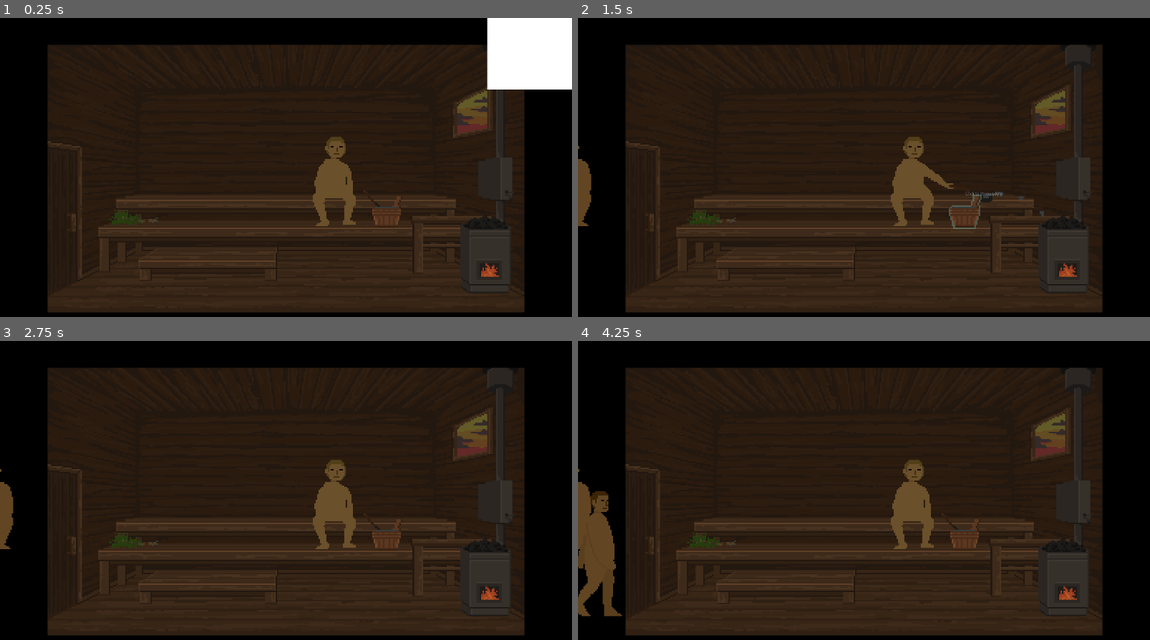
Above: before the commit, frames 1-4 (two rows, left to right).
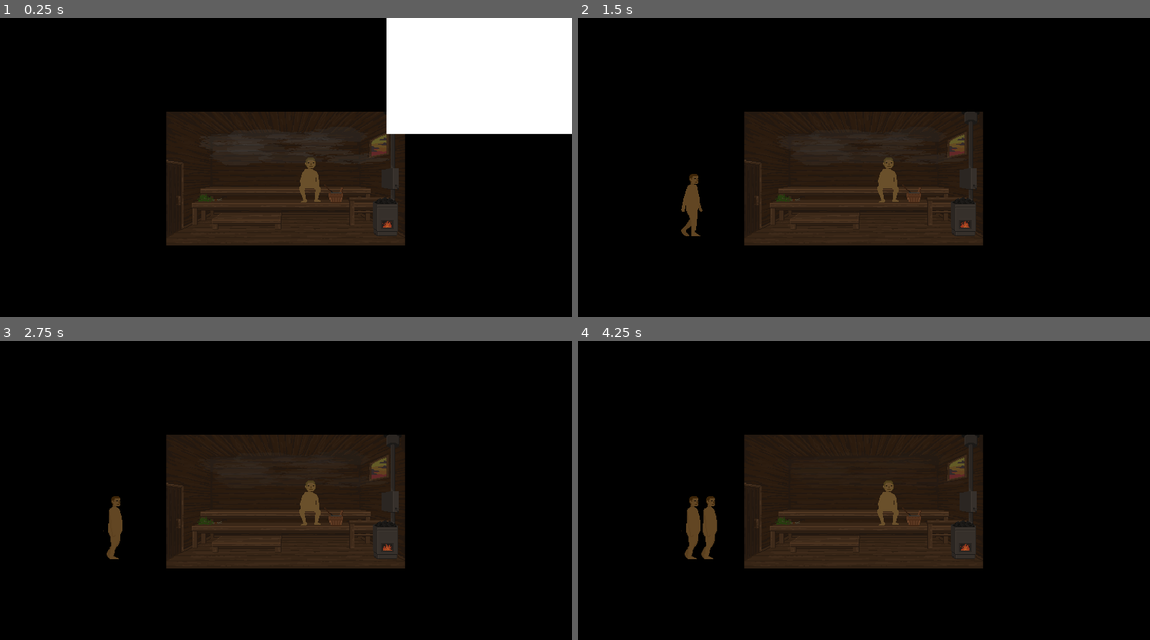
Above: after the commit, the same moments.

Repository: studioavanto/SaunaSim
Game: Godot game, scene res://Scenes/Game.tscn
Two runs of this game, one before a commit and one after it. Both use one fixed random seed, a clock stepped at 60 frames per second and the inputs below. The engine's default icon, where the game draws it, is replaced by a stand-in: a white triangle on a blue panel in a dark square.
Inputs (mouse positions are in pixels of both pictures, inside the frame that each line leads up to):
- Up to frame 1 (0.25 s): no input
- Up to frame 2 (1.5 s): tap Enter (continue) at 0.5, 1.25, 1.35 s; move the mouse to (961, 215) at 0.52 s; press the mouse at (961, 215) at 0.53 s; move the mouse to (749, 194) at 1.27 s; release the mouse at (749, 194) at 1.28 s
- Up to frame 3 (2.75 s): click (171, 517) at 1.55 s; move the mouse to (343, 430) at 2.02 s; press the mouse at (343, 430) at 2.03 s
- Up to frame 4 (4.25 s): tap Enter (continue) at 2.75, 3.5 s; move the mouse to (835, 565) at 2.77 s; release the mouse at (835, 565) at 2.78 s; click (835, 565) at 2.85 s; move the mouse to (1035, 550) at 3.52 s; hold Enter (continue) from 3.53 s (still down); click (1035, 550) at 3.8 s

The runs differ from the first frame. In frame 1, 61% of the frame differs, in the area x 8-100%, y 0-99%; in frame 2, 60%; in frame 3, 59%; in frame 4, 61%.

Commit message:
More changes

Diff:
--- a/SaunaSimulator/Scenes/Characters/TestChar1.tscn
+++ b/SaunaSimulator/Scenes/Characters/TestChar1.tscn
@@ -20,6 +20,9 @@
 "speed": 4.0
 } ]
 
+[sub_resource type="RectangleShape2D" id=2]
+extents = Vector2( 10.5334, 10 )
+
 [node name="TestChar1" type="Node2D"]
 script = ExtResource( 2 )
 character_file_name = "test_character.txt"
@@ -32,5 +35,15 @@
 
 [node name="AnimatedSprite" type="AnimatedSprite" parent="."]
 frames = SubResource( 1 )
-animation = "sit"
+animation = "walk"
+frame = 1
 playing = true
+
+[node name="Area2D" type="Area2D" parent="."]
+position = Vector2( -52.385, 70.3186 )
+input_pickable = false
+monitoring = false
+
+[node name="CollisionShape2D" type="CollisionShape2D" parent="Area2D"]
+position = Vector2( 0.943878, -5.66324 )
+shape = SubResource( 2 )
--- a/SaunaSimulator/Scenes/Game.tscn
+++ b/SaunaSimulator/Scenes/Game.tscn
@@ -18,53 +18,68 @@
 [ext_resource path="res://Art/Sauna_ikkuna-yo.png" type="Texture" id=16]
 [ext_resource path="res://Art/Sauna_Ikkuna-iltayo.png" type="Texture" id=17]
 [ext_resource path="res://Scenes/Sanko.tscn" type="PackedScene" id=18]
+[ext_resource path="res://Art/hoyry_1.png" type="Texture" id=19]
 [ext_resource path="res://Art/Sauna_PC-loyl.png" type="Texture" id=20]
 [ext_resource path="res://Art/Sauna_PC-walk2.png" type="Texture" id=21]
 [ext_resource path="res://Art/Sauna_PC-walk3.png" type="Texture" id=22]
 [ext_resource path="res://Art/Sauna_PC-walk4.png" type="Texture" id=23]
 [ext_resource path="res://Art/Sauna_PC-walk1.png" type="Texture" id=24]
-
-[sub_resource type="SpriteFrames" id=5]
+[ext_resource path="res://Scripts/Hoyry.gd" type="Script" id=25]
+[ext_resource path="res://Art/hoyry_2.png" type="Texture" id=26]
+[ext_resource path="res://Art/hoyry_4.png" type="Texture" id=27]
+[ext_resource path="res://Art/hoyry_6.png" type="Texture" id=28]
+[ext_resource path="res://Art/hoyry_5.png" type="Texture" id=29]
+[ext_resource path="res://Art/hoyry_3.png" type="Texture" id=30]
+[ext_resource path="res://Sounds/SaunaSaunds.wav" type="AudioStream" id=31]
+[ext_resource path="res://Scripts/AudioManager.gd" type="Script" id=32]
+[ext_resource path="res://Sounds/loyl.wav" type="AudioStream" id=33]
+
+[sub_resource type="SpriteFrames" id=1]
 animations = [ {
 "frames": [ ExtResource( 5 ) ],
 "loop": true,
 "name": "default",
 "speed": 5.0
 }, {
+"frames": [ ExtResource( 24 ), ExtResource( 21 ), ExtResource( 22 ), ExtResource( 23 ) ],
+"loop": true,
+"name": "walk",
+"speed": 5.0
+}, {
 "frames": [ ExtResource( 20 ) ],
 "loop": true,
 "name": "loyl",
 "speed": 5.0
-}, {
-"frames": [ ExtResource( 24 ), ExtResource( 21 ), ExtResource( 22 ), ExtResource( 23 ) ],
-"loop": true,
-"name": "walk",
-"speed": 5.0
 } ]
 
-[sub_resource type="SpriteFrames" id=1]
+[sub_resource type="SpriteFrames" id=2]
 animations = [ {
 "frames": [ ExtResource( 10 ), ExtResource( 11 ), ExtResource( 12 ) ],
 "loop": true,
 "name": "default",
-"speed": 5.0
-} ]
-
-[sub_resource type="SpriteFrames" id=2]
-animations = [ {
-"frames": [ ExtResource( 14 ) ],
-"loop": true,
-"name": "kiinni",
-"speed": 5.0
-}, {
-"frames": [ ExtResource( 13 ) ],
-"loop": true,
-"name": "auki",
-"speed": 5.0
+"speed": 3.0
 } ]
 
 [sub_resource type="SpriteFrames" id=3]
 animations = [ {
+"frames": [ ExtResource( 13 ) ],
+"loop": true,
+"name": "auki",
+"speed": 5.0
+}, {
+"frames": [ ExtResource( 14 ) ],
+"loop": true,
+"name": "kiinni",
+"speed": 5.0
+} ]
+
+[sub_resource type="SpriteFrames" id=4]
+animations = [ {
+"frames": [ ExtResource( 16 ) ],
+"loop": true,
+"name": "yo",
+"speed": 5.0
+}, {
 "frames": [ ExtResource( 15 ) ],
 "loop": true,
 "name": "ilta",
@@ -74,35 +89,124 @@
 "loop": true,
 "name": "iltayo",
 "speed": 5.0
-}, {
-"frames": [ ExtResource( 16 ) ],
-"loop": true,
-"name": "yo",
-"speed": 5.0
 } ]
+
+[sub_resource type="RectangleShape2D" id=5]
+extents = Vector2( 19.9721, 20.7524 )
 
 [node name="Game" type="Node2D"]
 script = ExtResource( 1 )
 loyly_warm_speed = 0.005
 
+[node name="Hoyryt" type="Node2D" parent="."]
+modulate = Color( 1, 1, 1, 0.588235 )
+
+[node name="Hoyry_1" type="Sprite" parent="Hoyryt"]
+modulate = Color( 0.8125, 0.8125, 0.8125, 0.745098 )
+position = Vector2( -32.795, -40.363 )
+z_index = 1
+texture = ExtResource( 19 )
+script = ExtResource( 25 )
+
+[node name="Hoyry_11" type="Sprite" parent="Hoyryt"]
+modulate = Color( 0.8125, 0.8125, 0.8125, 0.745098 )
+position = Vector2( 8.40897, -28.5905 )
+z_index = 1
+texture = ExtResource( 19 )
+script = ExtResource( 25 )
+
+[node name="Hoyry_2" type="Sprite" parent="Hoyryt"]
+modulate = Color( 1, 1, 1, 0.745098 )
+position = Vector2( -74.8398, -41.6244 )
+z_index = 1
+texture = ExtResource( 26 )
+script = ExtResource( 25 )
+
+[node name="Hoyry_3" type="Sprite" parent="Hoyryt"]
+modulate = Color( 1, 1, 1, 0.745098 )
+position = Vector2( 44.5675, -36.1585 )
+z_index = 1
+texture = ExtResource( 30 )
+script = ExtResource( 25 )
+
+[node name="Hoyry_10" type="Sprite" parent="Hoyryt"]
+modulate = Color( 1, 1, 1, 0.745098 )
+position = Vector2( 94.6009, -25.6473 )
+z_index = 1
+texture = ExtResource( 30 )
+script = ExtResource( 25 )
+
+[node name="Hoyry_8" type="Sprite" parent="Hoyryt"]
+modulate = Color( 1, 1, 1, 0.745098 )
+position = Vector2( -74.4193, -51.7151 )
+z_index = 1
+texture = ExtResource( 30 )
+script = ExtResource( 25 )
+
+[node name="Hoyry_4" type="Sprite" parent="Hoyryt"]
+modulate = Color( 0.933594, 0.933594, 0.933594, 0.745098 )
+position = Vector2( 36.579, -49.1924 )
+z_index = 1
+texture = ExtResource( 27 )
+script = ExtResource( 25 )
+
+[node name="Hoyry_9" type="Sprite" parent="Hoyryt"]
+modulate = Color( 0.933594, 0.933594, 0.933594, 0.745098 )
+position = Vector2( 17.2384, -56.7605 )
+z_index = 1
+texture = ExtResource( 27 )
+script = ExtResource( 25 )
+
+[node name="Hoyry_5" type="Sprite" parent="Hoyryt"]
+modulate = Color( 0.87451, 0.87451, 0.87451, 0.784314 )
+position = Vector2( -57.6014, -31.1132 )
+z_index = 1
+texture = ExtResource( 29 )
+script = ExtResource( 25 )
+
+[node name="Hoyry_7" type="Sprite" parent="Hoyryt"]
+modulate = Color( 0.87451, 0.87451, 0.87451, 0.784314 )
+position = Vector2( -33.6359, -58.0219 )
+z_index = 1
+texture = ExtResource( 29 )
+script = ExtResource( 25 )
+
+[node name="Hoyry_6" type="Sprite" parent="Hoyryt"]
+modulate = Color( 0.803922, 0.803922, 0.803922, 0.745098 )
+position = Vector2( 64.3286, -56.3401 )
+z_index = 1
+texture = ExtResource( 28 )
+script = ExtResource( 25 )
+
+[node name="Ajatus" type="Sprite" parent="."]
+position = Vector2( 59.7036, -48.3515 )
+
+[node name="PositiveButton" type="Area2D" parent="Ajatus"]
+
+[node name="NegativeButton" type="Area2D" parent="Ajatus"]
+
+[node name="SilentButton" type="Area2D" parent="Ajatus"]
+
 [node name="SaunaImage" type="Sprite" parent="."]
 z_index = -2
 texture = ExtResource( 2 )
 
 [node name="Pelaaja" type="AnimatedSprite" parent="."]
-frames = SubResource( 5 )
+frames = SubResource( 1 )
 
 [node name="Sanko" parent="." instance=ExtResource( 18 )]
 
 [node name="Kamiina" type="AnimatedSprite" parent="."]
-frames = SubResource( 1 )
+frames = SubResource( 2 )
+frame = 1
+playing = true
 
 [node name="Door" type="AnimatedSprite" parent="."]
-frames = SubResource( 2 )
+frames = SubResource( 3 )
 animation = "kiinni"
 
 [node name="Ikkuna" type="AnimatedSprite" parent="."]
-frames = SubResource( 3 )
+frames = SubResource( 4 )
 animation = "ilta"
 
 [node name="LoylyTimer" type="Timer" parent="."]
@@ -115,10 +219,10 @@
 
 [node name="PositiveButton" type="TextureButton" parent="."]
 modulate = Color( 1, 1, 1, 0 )
-margin_left = 426.104
-margin_top = 419.556
-margin_right = 578.104
-margin_bottom = 554.556
+margin_left = 180.087
+margin_top = -96.0061
+margin_right = 332.087
+margin_bottom = 38.9939
 texture_normal = ExtResource( 7 )
 __meta__ = {
 "_edit_use_anchors_": false
@@ -126,10 +230,10 @@
 
 [node name="NegativeButton" type="TextureButton" parent="."]
 modulate = Color( 1, 1, 1, 0 )
-margin_left = 586.758
-margin_top = 422.196
-margin_right = 738.758
-margin_bottom = 557.196
+margin_left = 284.44
+margin_top = 63.5005
+margin_right = 436.44
+margin_bottom = 198.5
 texture_normal = ExtResource( 4 )
 __meta__ = {
 "_edit_use_anchors_": false
@@ -137,10 +241,10 @@
 
 [node name="SilentButton" type="TextureButton" parent="."]
 modulate = Color( 1, 1, 1, 0 )
-margin_left = 757.932
-margin_top = 421.015
-margin_right = 909.932
-margin_bottom = 556.015
+margin_left = 181.257
+margin_top = -189.411
+margin_right = 333.257
+margin_bottom = -54.4106
 texture_normal = ExtResource( 6 )
 __meta__ = {
 "_edit_use_anchors_": false
@@ -159,7 +263,7 @@
 position = Vector2( 22, 0 )
 
 [node name="StartPos" type="Node2D" parent="."]
-position = Vector2( -150, 0 )
+position = Vector2( -178.316, 0.471939 )
 
 [node name="AnswerTween" type="Tween" parent="."]
 
@@ -191,13 +295,39 @@
 }
 
 [node name="Camera2D" type="Camera2D" parent="."]
+position = Vector2( 0.420441, 0 )
 current = true
-zoom = Vector2( 0.2, 0.2 )
+zoom = Vector2( 0.4, 0.4 )
 
 [node name="CharacterEnterTimer" type="Timer" parent="."]
 wait_time = 30.0
 one_shot = true
 
+[node name="AudioManager" type="Node2D" parent="."]
+script = ExtResource( 32 )
+
+[node name="MusicPlayer" type="AudioStreamPlayer2D" parent="AudioManager"]
+stream = ExtResource( 31 )
+autoplay = true
+
+[node name="CharacterAudio" type="AudioStreamPlayer2D" parent="AudioManager"]
+
+[node name="LoylyAudio" type="AudioStreamPlayer2D" parent="AudioManager"]
+stream = ExtResource( 33 )
+
+[node name="OtherAudio" type="AudioStreamPlayer2D" parent="AudioManager"]
+
+[node name="DoorOpenZone" type="Area2D" parent="."]
+position = Vector2( -157.627, 67.959 )
+input_pickable = false
+monitorable = false
+
+[node name="CollisionShape2D" type="CollisionShape2D" parent="DoorOpenZone"]
+position = Vector2( 11.7984, 0.471939 )
+shape = SubResource( 5 )
+
 [connection signal="pressed" from="PositiveButton" to="." method="positive_response"]
 [connection signal="pressed" from="NegativeButton" to="." method="negative_response"]
 [connection signal="pressed" from="SilentButton" to="." method="silent_response"]
+[connection signal="area_entered" from="DoorOpenZone" to="." method="open_door"]
+[connection signal="area_exited" from="DoorOpenZone" to="." method="close_door"]
--- /dev/null
+++ b/SaunaSimulator/Scripts/AudioManager.gd
@@ -0,0 +1,18 @@
+extends Node2D
+
+var other_audio = {
+	"door_open": preload("res://Sounds/loyl.wav"),
+	"door_close": preload("res://Sounds/loyl.wav"),
+	"sit_down": preload("res://Sounds/loyl.wav"),
+	"ui_click": preload("res://Sounds/loyl.wav")
+}
+
+func play_audio(audio_id):
+	if audio_id == "character_audio":
+		$CharacterAudio.play()
+	elif audio_id == "loyly":
+		$LoylyAudio.play()
+	else:
+		$OtherAudio.stop()
+		$OtherAudio.stream = other_audio[audio_id]
+		$OtherAudio.play()
--- a/SaunaSimulator/Scripts/Game.gd
+++ b/SaunaSimulator/Scripts/Game.gd
@@ -40,7 +40,16 @@
 	$LoylyTimer.connect("timeout", self, "stop_loyly")
 	$GameClock.connect("timeout", self, "time_proceeds")
 	$CharacterEnterTimer.connect("timeout", self, "characters_can_enter")
+
 	randomize()
+
+func open_door():
+	print("auki")
+	$Door.animation = "auki"
+
+func close_door():
+	print("kiinni")
+	$Door.animation = "kiinni"
 
 func characters_can_enter():
 	can_character_enter = true
@@ -149,10 +158,14 @@
 	$Pelaaja.animation = "loyl"
 	$Sanko.animation = "eikauha"
 	$Sanko/Highlight.animation = "eikauha"
+	play_audio("loyly")
 
 	$Sanko.disable_button = false
 	on_going_loyly = true
 	$LoylyTimer.start(loyly_length)
+
+func play_audio(audio_id):
+	$AudioManager.play_audio(audio_id)
 
 func stop_loyly():
 	on_going_loyly = false
@@ -263,6 +276,7 @@
 
 	available_characters.remove(char_id)
 	new_char.enter_sauna(walk_pos, seat_pos)
+
 	return new_char
 
 func continue_scene():
@@ -315,6 +329,10 @@
 
 	$STransitionTween.start()
 
+func set_hoyry_level():
+	var opacity = max((current_temperature - 0.2), 0.0)
+	$Hoyryt.modulate = Color(1.0, 1.0, 1.0, opacity)
+
 func _input(event):
 	if event.is_action_pressed("continue"):
 		continue_scene()
@@ -334,3 +352,4 @@
 		current_temperature = min_temperature
 
 	$SaunaTemp.set_temperature(current_temperature)
+	set_hoyry_level()
--- /dev/null
+++ b/SaunaSimulator/Scripts/Hoyry.gd
@@ -0,0 +1,17 @@
+extends Sprite
+
+var hoyry_speed = 3.0
+var direction = 1
+var x_min = -100
+var x_max = 100
+
+func _ready():
+	direction = 2 * (randi() % 2) - 1
+	hoyry_speed += rand_range(-2.5, 2.5)
+
+func _process(delta):
+	position.x += direction * hoyry_speed * delta
+	if position.x <= x_min:
+		direction = 1
+	elif position.x >= x_max:
+		direction = -1
Binary file added: SaunaSimulator/Art/hoyry_1.png
Not shown, added: SaunaSimulator/Art/hoyry_1.png.import
Binary file added: SaunaSimulator/Art/hoyry_2.png
Not shown, added: SaunaSimulator/Art/hoyry_2.png.import
Binary file added: SaunaSimulator/Art/hoyry_3.png
Not shown, added: SaunaSimulator/Art/hoyry_3.png.import
Binary file added: SaunaSimulator/Art/hoyry_4.png
Not shown, added: SaunaSimulator/Art/hoyry_4.png.import
Binary file added: SaunaSimulator/Art/hoyry_5.png
Not shown, added: SaunaSimulator/Art/hoyry_5.png.import
Binary file added: SaunaSimulator/Art/hoyry_6.png
Not shown, added: SaunaSimulator/Art/hoyry_6.png.import
(and 8 more such lines)
